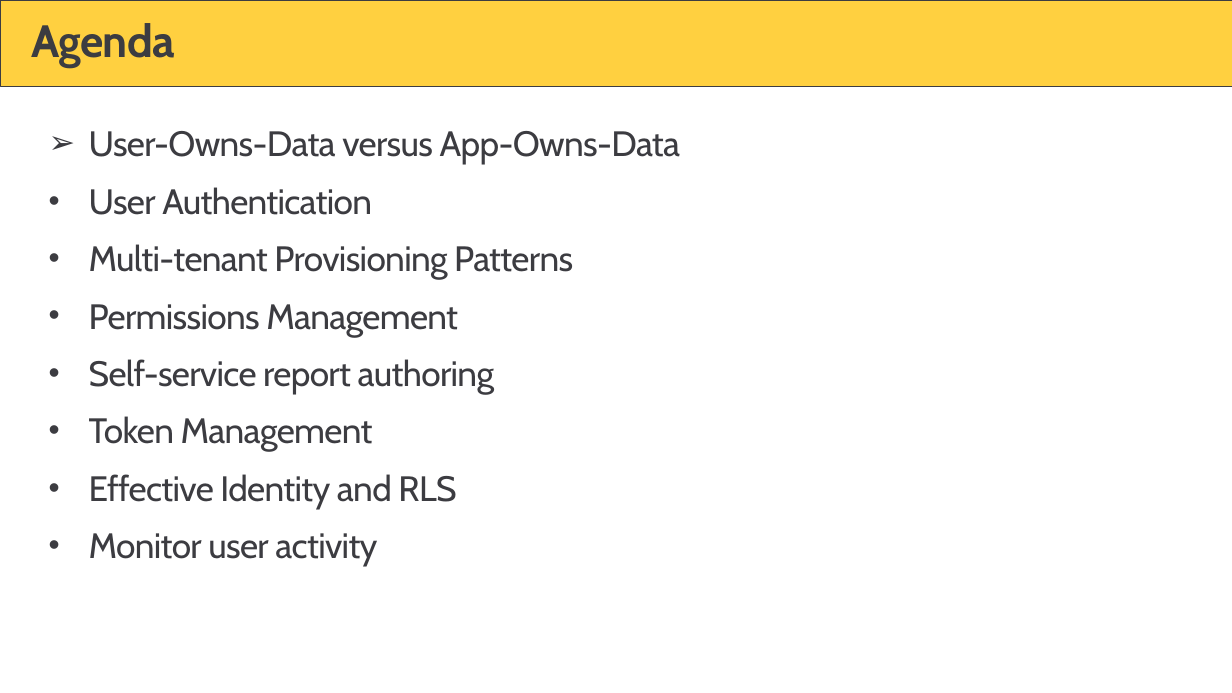
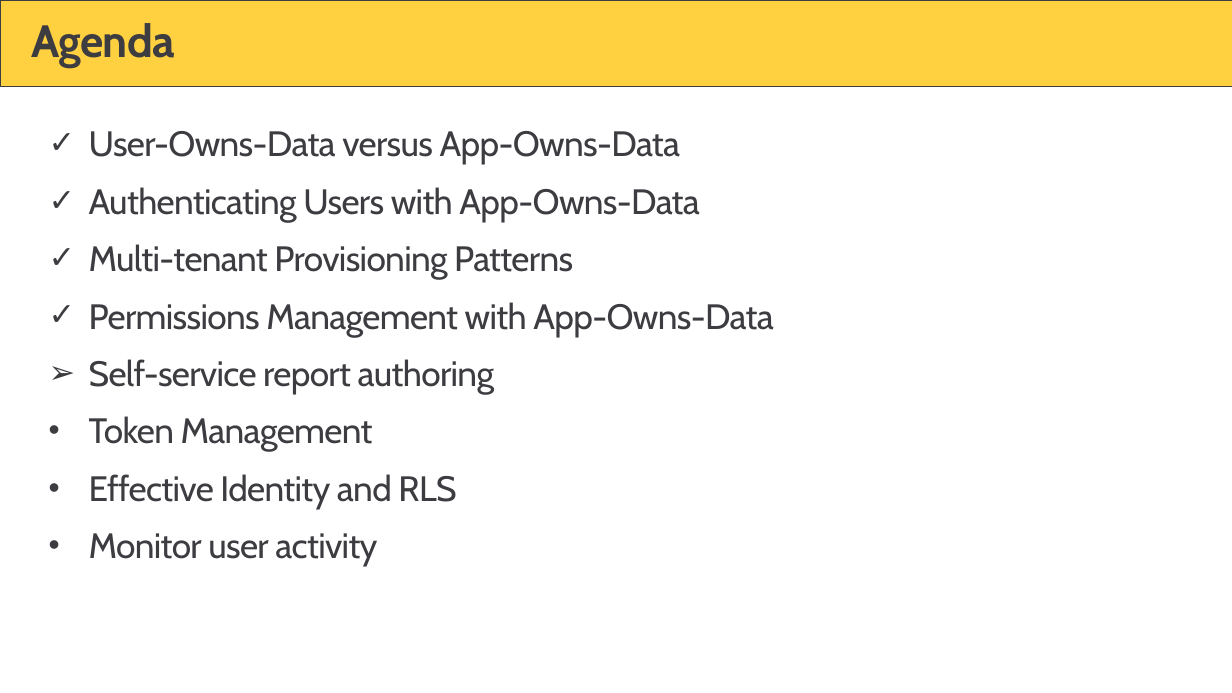
Before and after one commit to PowerBiDevCamp/Camp-Sessions, a slide deck: slide 39 of Session 32 - Design Patterns and Best Practices with Power BI Embedding.pptx (slide 5 before the commit). Drawn at 1232x693 pixels with LibreOffice and Linux fonts; fonts in the diff are those of the drawing; background and template pictures are left out. Boxes give left, top, right and bottom in pixels: in the first picture for what was removed or moved away, otherwise in the second. Text is boxed around its words. In the diff, an @@ line names an element or a change of style, - is before the commit and + after.

```diff
--- a/Session 32 - Design Patterns and Best Practices with Power BI Embedding.pptx
+++ b/Session 32 - Design Patterns and Best Practices with Power BI Embedding.pptx
@@ text at [89,131,680,394]: bullet ➢ to ✓; bullet • to ✓; bullet • to ➢ @@
@@ text at [89,187,699,222]: text changed @@
-• User Authentication
+✓ Authenticating Users with App-Owns-Data
@@ text at [89,302,773,337]: text changed @@
-• Permissions Management
+✓ Permissions Management with App-Owns-Data
```
Also in this commit, not shown: 12 other slides changed, 33 slides added, 18 slides removed, 6 other files.
